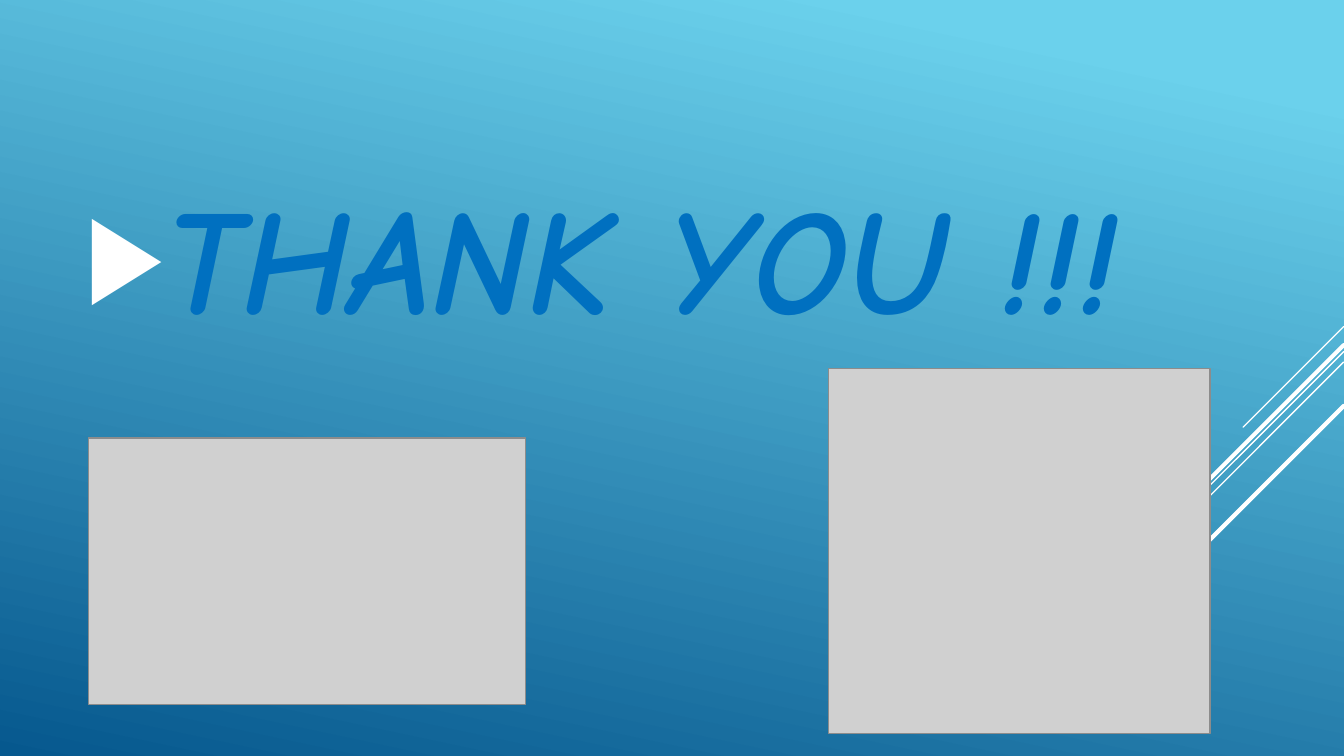
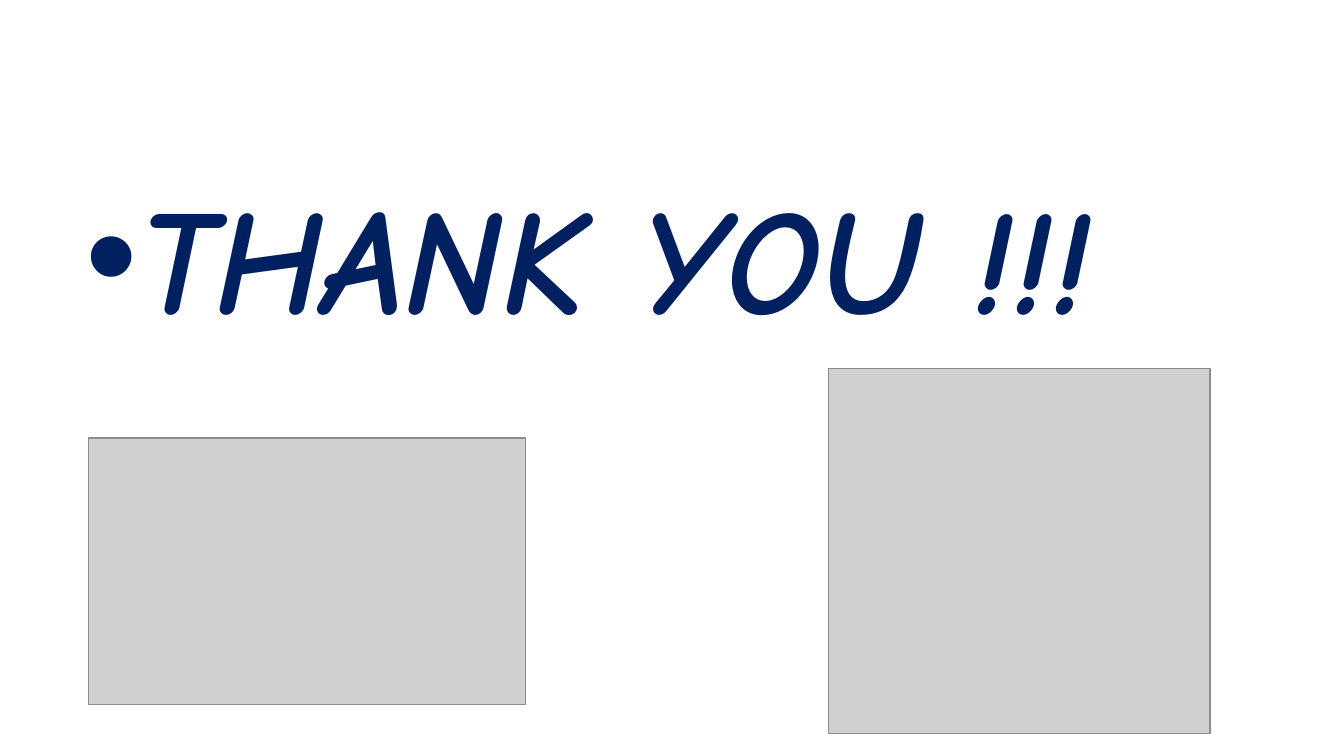
Before and after one commit to ajinkyagorad/CS101_MorseCodeDecoder, a slide deck: slide 15 of Presentation.pptx (slide 13 before the commit). Drawn at 1344x756 pixels with LibreOffice and Linux fonts; fonts in the diff are those of the drawing; grey boxes stand for pictures. Boxes give left, top, right and bottom in pixels: in the first picture for what was removed or moved away, otherwise in the second. Text is boxed around its words. In the diff, an @@ line names an element or a change of style, - is before the commit and + after.

```diff
--- a/Presentation.pptx
+++ b/Presentation.pptx
@@ background gradient #6ED2EB to #06588E to #FFFFFF @@
@@ text "THANK YOU !!!" at [138,212,920,316]: text colour #0070C0 to #002060; bullet ▶ to •; less space between paragraphs @@
@@ group removed at [1015,327,1344,680]: 5 lines @@
```
Also in this commit, not shown: 10 other slides changed, 4 slides added, 2 slides removed, 27 other files.
